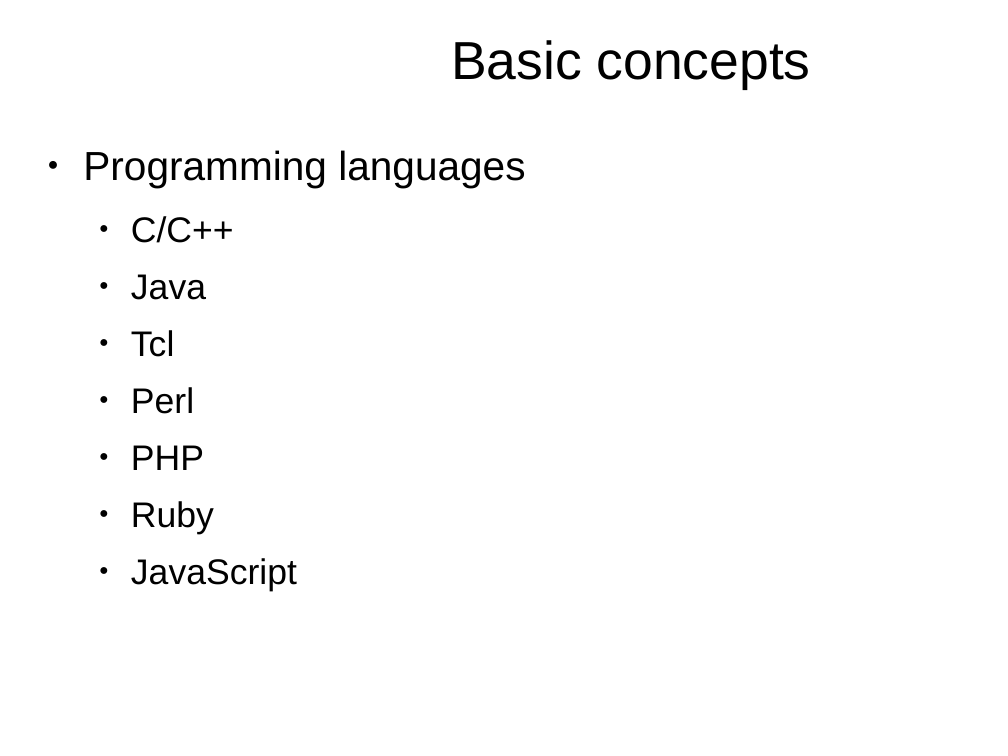
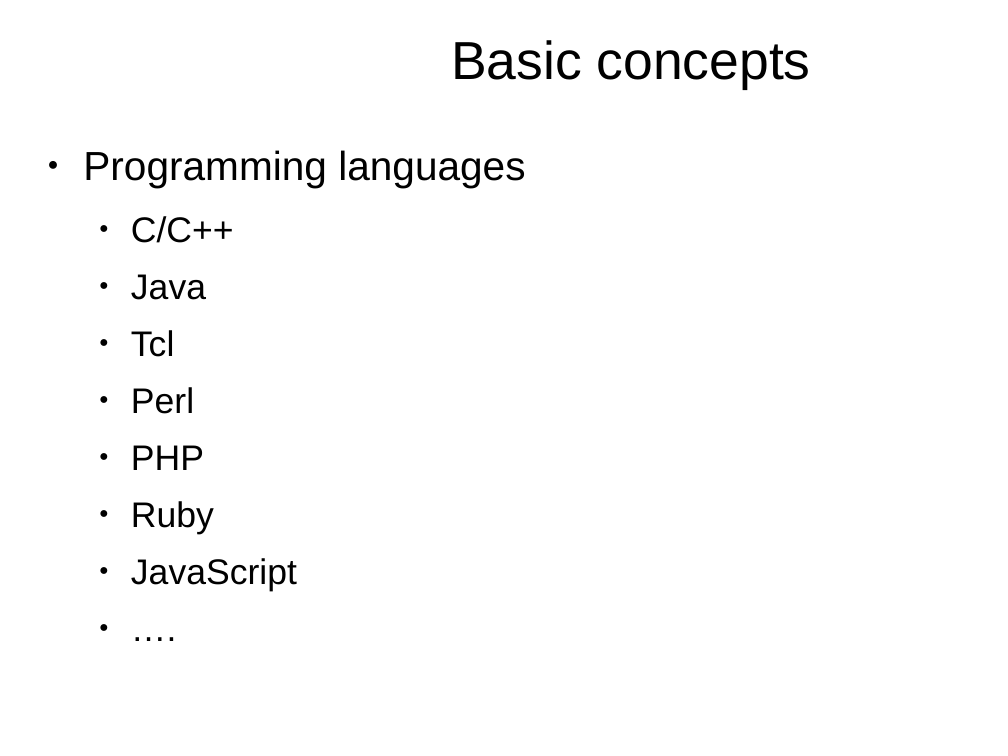
Before and after one commit to kberov/PerlProgrammingCourse, a slide deck: slide 5 of 01_intro.odp. Drawn at 1008x756 pixels with LibreOffice and Linux fonts; fonts in the diff are those of the drawing; background and template pictures are left out. Boxes give left, top, right and bottom in pixels: in the first picture for what was removed or moved away, otherwise in the second. Text is boxed around its words. In the diff, an @@ line names an element or a change of style, - is before the commit and + after.

```diff
--- a/01_intro.odp
+++ b/01_intro.odp
@@ text at bbox=[83, 150, 525, 591]: paragraph added @@
+  ● ….
```
Also in this commit, not shown: 3 other slides changed, 2 other files.
